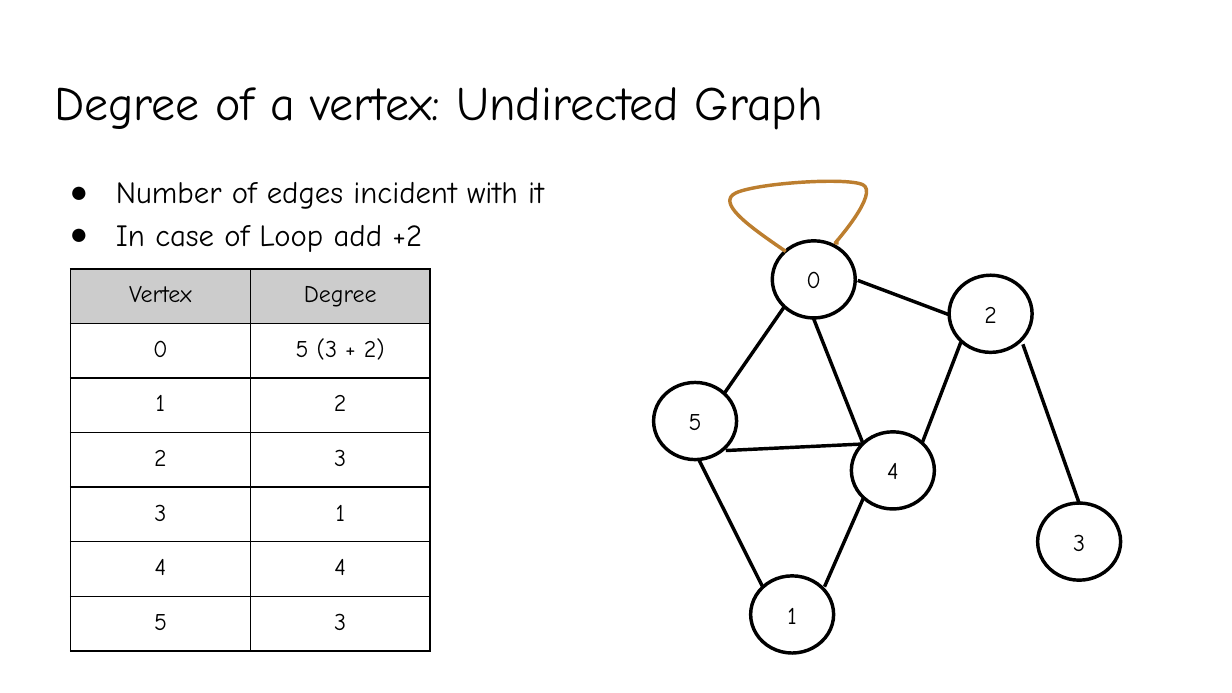
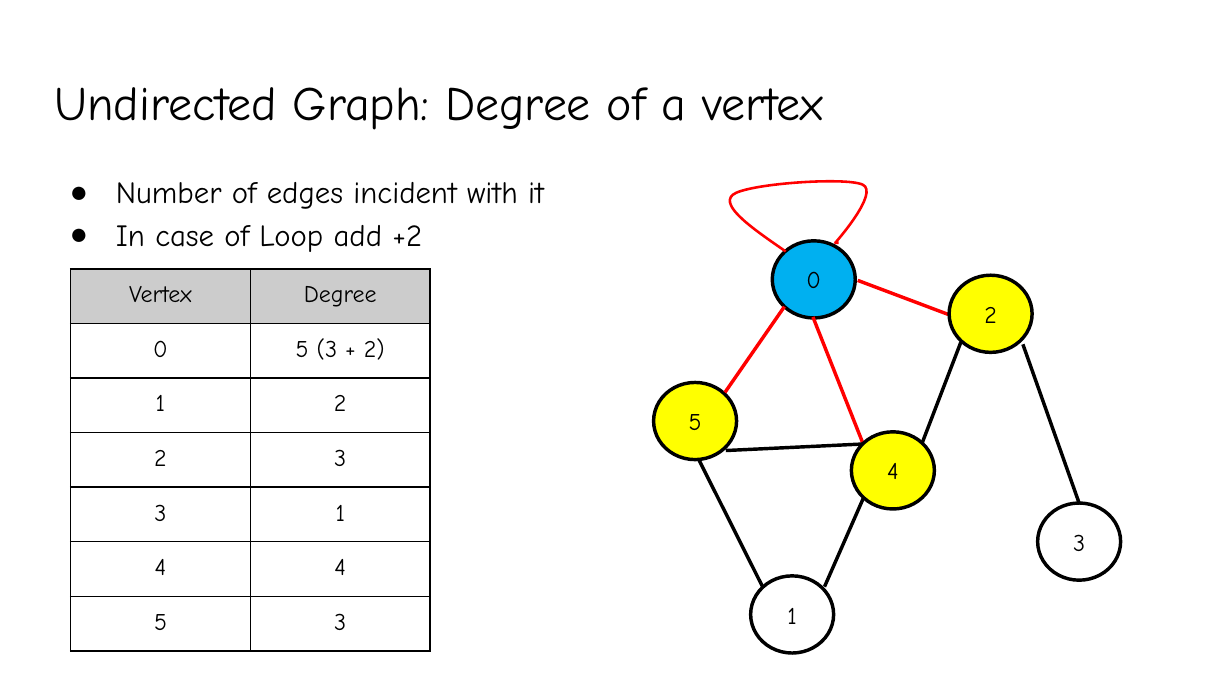
Before and after one commit to YeasirRayhanPrince/yeasirrayhanprince.github.io, a slide deck: slide 25 of cse106/slides/8.Graphs.pptx (slide 22 before the commit). Drawn at 1232x693 pixels with LibreOffice and Linux fonts; fonts in the diff are those of the drawing. Boxes give left, top, right and bottom in pixels: in the first picture for what was removed or moved away, otherwise in the second. Text is boxed around its words. In the diff, an @@ line names an element or a change of style, - is before the commit and + after.

```diff
--- a/cse106/slides/8.Graphs.pptx
+++ b/cse106/slides/8.Graphs.pptx
@@ title at [54, 87, 823, 130]: text changed @@
-Degree of a vertex: Undirected Graph
+Undirected Graph: Degree of a vertex
@@ freeform shape at [729, 181, 866, 251]: outline #BD7F2F 2 pt to #FF0000 1.5 pt @@
@@ ellipse "0" at [772, 240, 855, 318]: fill #FFFFFF to #00B0F0 @@
@@ line (857, 281) - (949, 314): stroke #000000 2 pt to #FF0000 2 pt @@
@@ line (724, 393) - (785, 307): stroke #000000 2 pt to #FF0000 2 pt @@
@@ line (813, 317) - (864, 444): stroke #000000 2 pt to #FF0000 2 pt @@
@@ fill #FFFFFF to #FFFF00 in 3 elements at [654, 382, 737, 460], [949, 275, 1031, 352], [851, 432, 934, 510] @@
```
Also in this commit, not shown: 32 other slides changed, 5 slides added, 3 other files.
